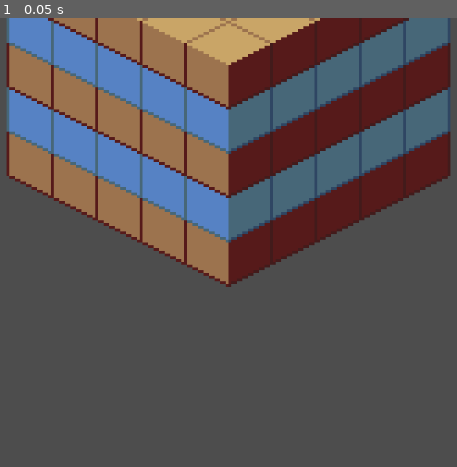
Above: before the commit, frame 1.
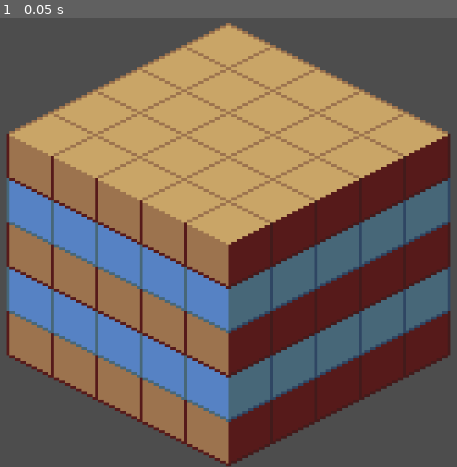
Above: after the commit, the same moment.

Repository: austin226/godot-isometric-demo
Game: Godot game, scene res://level.tscn
Two runs of this game, one before a commit and one after it. Both use one fixed random seed, a clock stepped at 60 frames per second and the inputs below.
Inputs:
- Up to frame 1 (0.05 s): no input

The runs differ from the first frame. In frame 1, 74% of the frame differs, in the area x 1-99%, y 0-100%.

Commit message:
Raise default camera height

Diff:
--- a/level.tscn
+++ b/level.tscn
@@ -7,6 +7,7 @@
 [node name="Level" type="Node2D"]
 
 [node name="Camera2D" type="Camera2D" parent="."]
+position = Vector2(0, -259)
 
 [node name="Ground" parent="." instance=ExtResource("1_kagpb")]
 tile_prefab = ExtResource("2_btldw")
